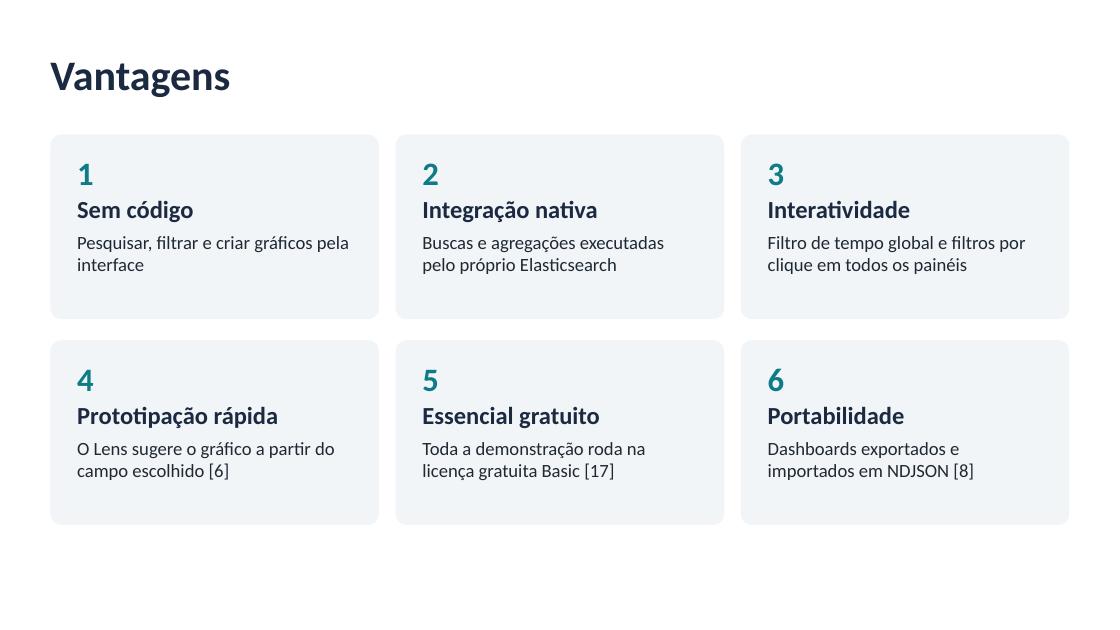
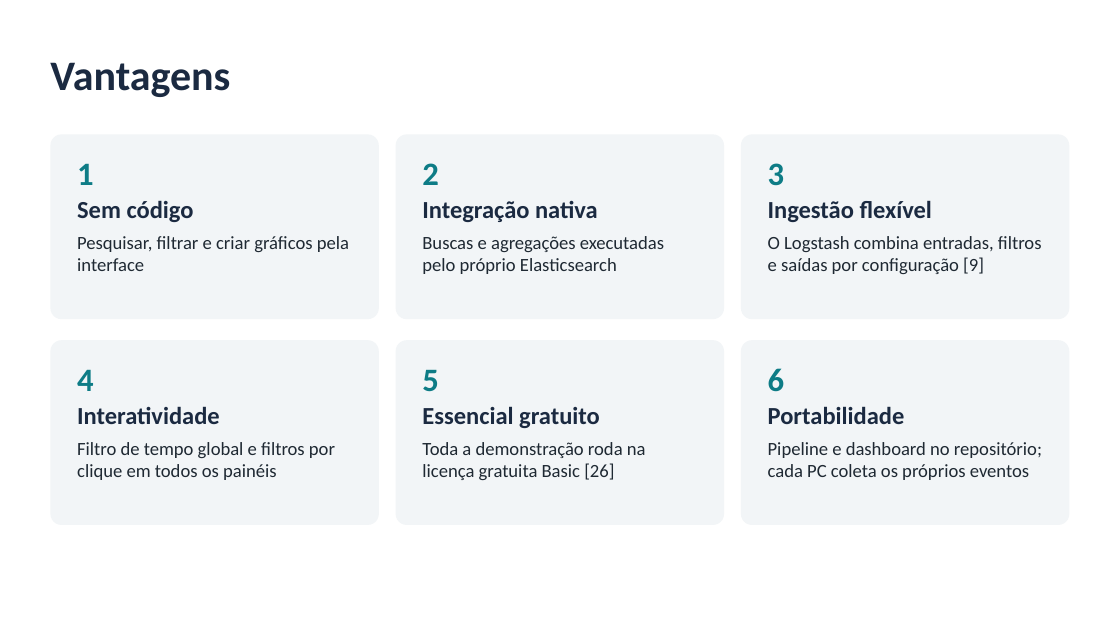
Before and after one commit to LuidyOn/Seminario_Kibana, a slide deck: slide 10 of slides/seminario_kibana.pptx (slide 9 before the commit). Drawn at 1120x630 pixels with LibreOffice and Linux fonts; fonts in the diff are those of the drawing. Boxes give left, top, right and bottom in pixels: in the first picture for what was removed or moved away, otherwise in the second. Text is boxed around its words. In the diff, an @@ line names an element or a change of style, - is before the commit and + after.

Commit message:
Atualiza documentação e slides para a demonstração com eventos reais
- README, conteúdo do seminário, roteiros e referências passam a
  descrever o fluxo Windows -> coletor -> Logstash -> Elasticsearch ->
  Kibana, com o que é e o que não é coletado
- Roteiro da demonstração com checklist de primeira validação no
  computador da apresentação, diagnóstico e contingência
- Apresentação regenerada: 12 slides editáveis, só com formas nativas,
  sem imagens nem dados reais

Os arquivos da demonstração anterior, com dados fictícios, permanecem
no repositório até a validação completa do novo fluxo.

```diff
--- a/slides/seminario_kibana.pptx
+++ b/slides/seminario_kibana.pptx
@@ text in rounded rectangle at bbox=[768, 200, 1042, 274]: text changed @@
-Interatividade
-Filtro de tempo global e filtros por clique em todos os painéis
+Ingestão flexível
+O Logstash combina entradas, filtros e saídas por configuração [9]
@@ text in rounded rectangle at bbox=[77, 406, 335, 480]: text changed @@
-Prototipação rápida
-O Lens sugere o gráfico a partir do campo escolhido [6]
+Interatividade
+Filtro de tempo global e filtros por clique em todos os painéis
@@ text in rounded rectangle at bbox=[422, 442, 646, 480]: text changed @@
-Toda a demonstração roda na licença gratuita Basic [17]
+Toda a demonstração roda na licença gratuita Basic [26]
@@ text in rounded rectangle at bbox=[768, 442, 1042, 480]: text changed @@
-Dashboards exportados e importados em NDJSON [8]
+Pipeline e dashboard no repositório; cada PC coleta os próprios eventos
```
Also in this commit, not shown: 6 other slides changed, 5 slides added, 5 slides removed, 6 other files.
